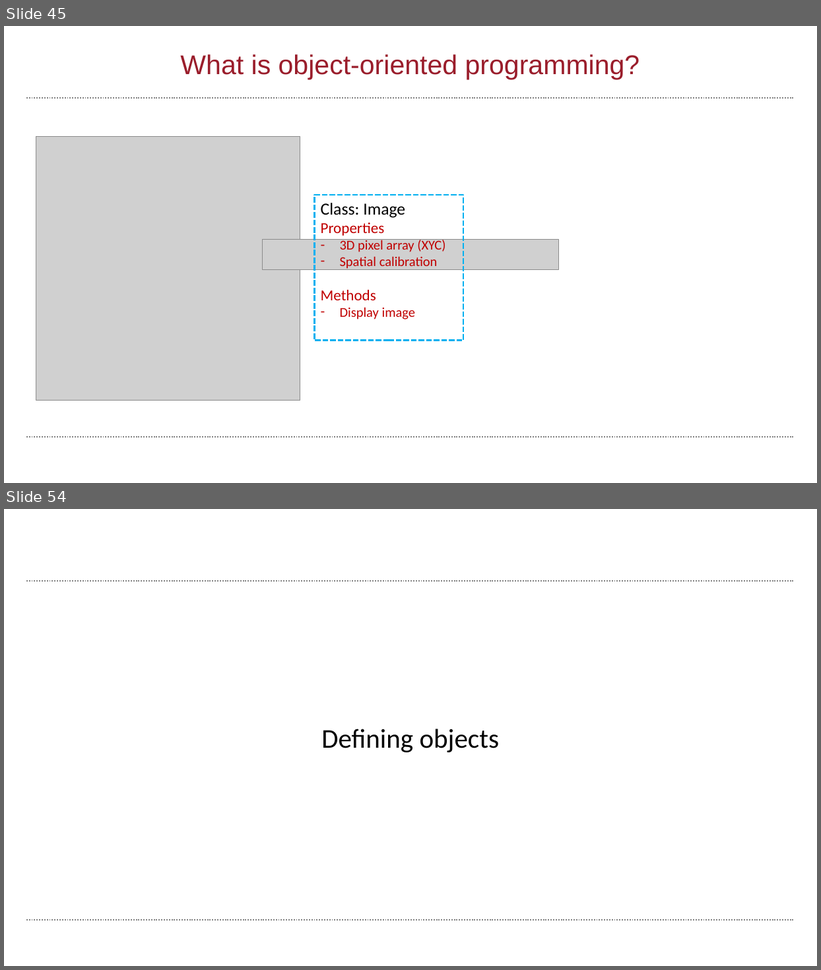
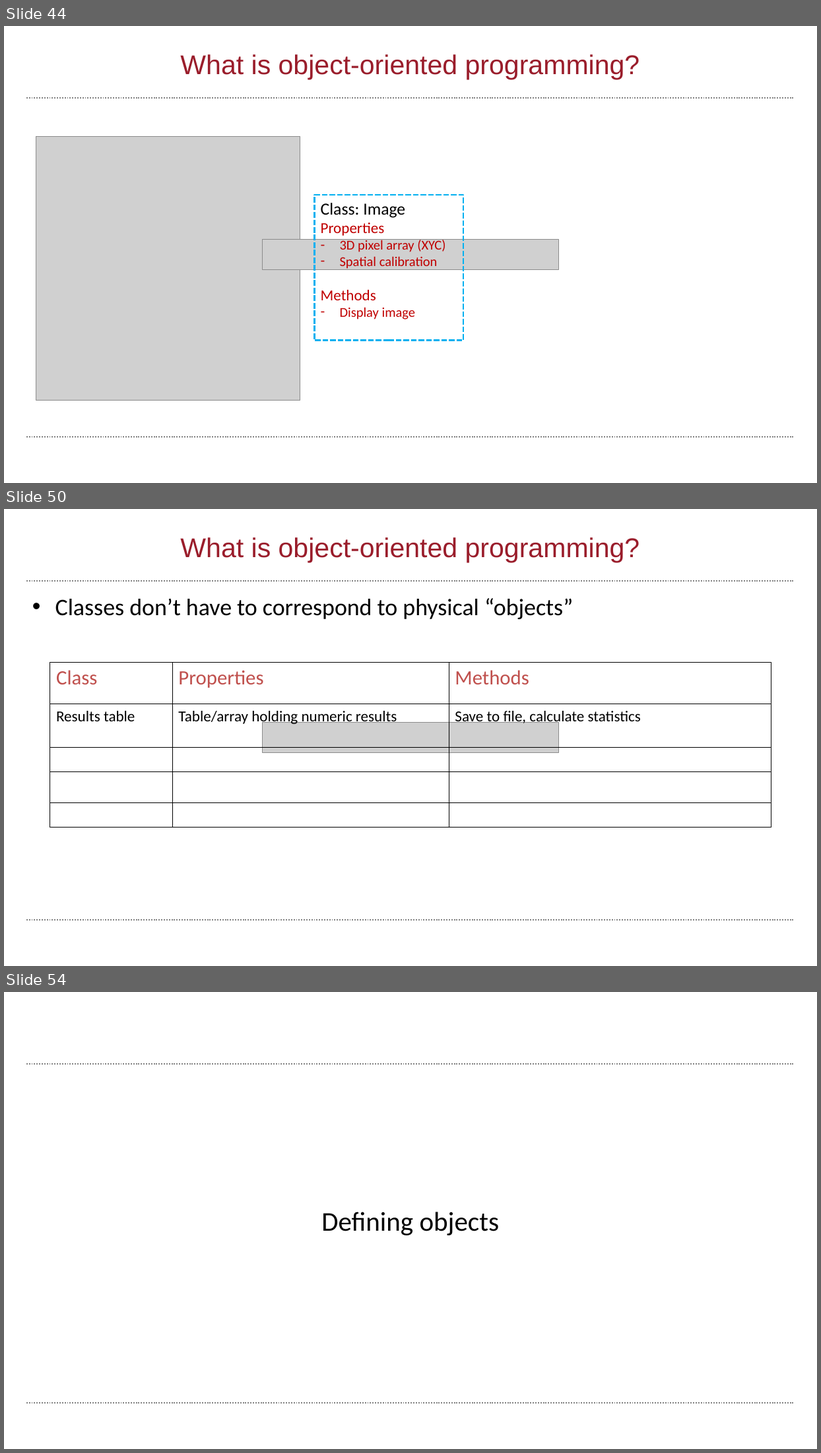
Before and after one commit to wbif-bristol/MATLAB-course, a slide deck: Session 3 - Advanced data structures/MATLAB Session 3.pptx. Shown one above the other, each under a label of ours: slides 45 and 54 before the commit, slides 44, 50 and 54 after it; the slides between them are not shown. The pictures are 821x970 and 821x1453 pixels, drawn with LibreOffice and Linux fonts; fonts in the diff are those of the drawing; grey boxes stand for pictures; background and template pictures are left out. Boxes give left, top, right and bottom in pixels: in the first picture for what was removed or moved away, otherwise in the second. Text is boxed around its words. In the diff, an @@ line names an element or a change of style, - is before the commit and + after.

```diff
--- a/Session 3 - Advanced data structures/MATLAB Session 3.pptx
+++ b/Session 3 - Advanced data structures/MATLAB Session 3.pptx
@@ slide 50 added at (x1=4, y1=509, x2=817, y2=966), background #FFFFFF; not listed: 2 template elements that a slide beside it also shows @@
@@ title added at (x1=180, y1=537, x2=640, y2=562), 32 pt, text #9A1D2B @@
+What is object-oriented programming?
@@ text added at (x1=55, y1=598, x2=573, y2=619), 28 pt, text #000000 @@
+• Classes don’t have to correspond to physical “objects”
@@ table added at (x1=50, y1=662, x2=772, y2=875), 5 rows, 3 columns @@
+Class | Properties | Methods
+Results table | Table/array holding numeric results | Save to file, calculate statistics
+ |  | 
+ |  | 
+ |  | 
@@ picture added at (x1=263, y1=723, x2=558, y2=753) @@
@@ what was slide 45 is now slide 44 @@
```
Also in this commit, not shown: 10 slides changed, 11 other slides added, 4 slides removed, 1 other file.
